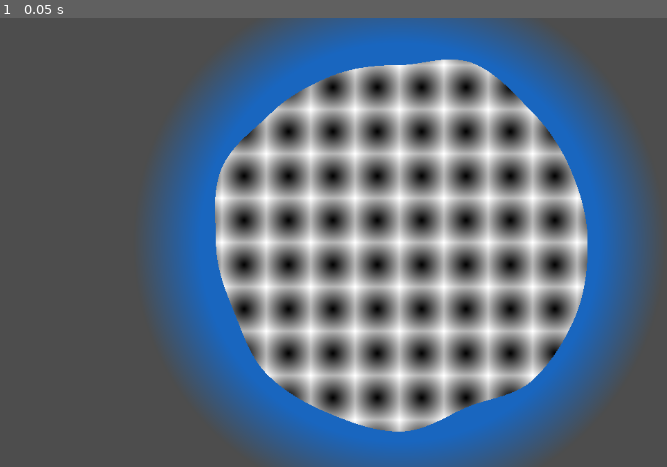
Above: before the commit, frame 1.
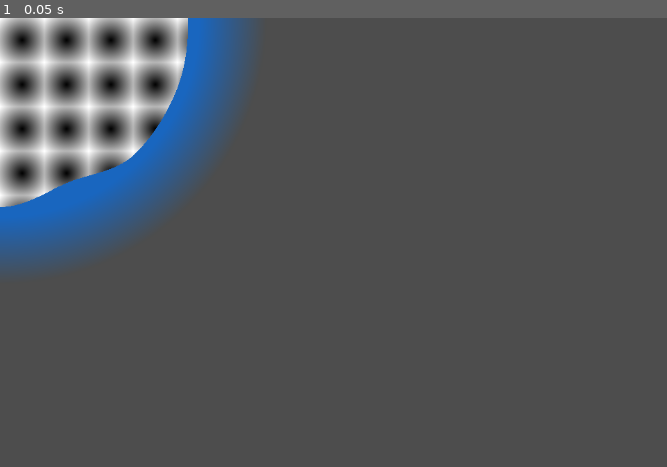
Above: after the commit, the same moment.

Repository: MaitreRenard18/Renard-space-program
Game: Godot game, scene res://scenes/solar_system.tscn
Same seed, same stepped clock (60 frames per second), same inputs: the game is played once before the commit and once after it. The project has no main scene, so this scene is started directly.
Inputs:
- Up to frame 1 (0.05 s): no input

The runs differ from the first frame. In frame 1, 69% of the frame differs, in the area x 0-98%, y 0-100%.

Commit message:
Solar System

Diff:
--- a/scenes/solar_system.tscn
+++ b/scenes/solar_system.tscn
@@ -1,12 +1,7 @@
-[gd_scene load_steps=3 format=3 uid="uid://b02cka4pknc8"]
+[gd_scene load_steps=2 format=3 uid="uid://qmqknqdd1lia"]
 
-[ext_resource type="PackedScene" uid="uid://b8htqe1fqofi2" path="res://scenes/planet.tscn" id="1_kru8a"]
-[ext_resource type="Script" path="res://scripts/free_cam.gd" id="2_y64ja"]
+[ext_resource type="PackedScene" uid="uid://b8htqe1fqofi2" path="res://scenes/planet.tscn" id="1_ip36i"]
 
 [node name="SolarSystem" type="Node2D"]
 
-[node name="Camera2D" type="Camera2D" parent="." node_paths=PackedStringArray("planet")]
-script = ExtResource("2_y64ja")
-planet = NodePath("../Planet")
-
-[node name="Planet" parent="." instance=ExtResource("1_kru8a")]
+[node name="Planet" parent="." instance=ExtResource("1_ip36i")]
